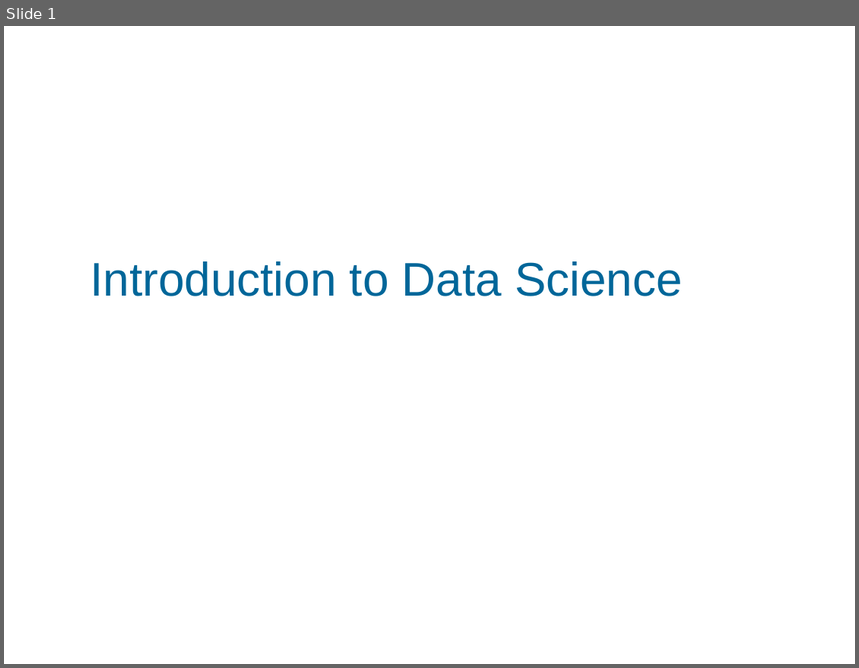
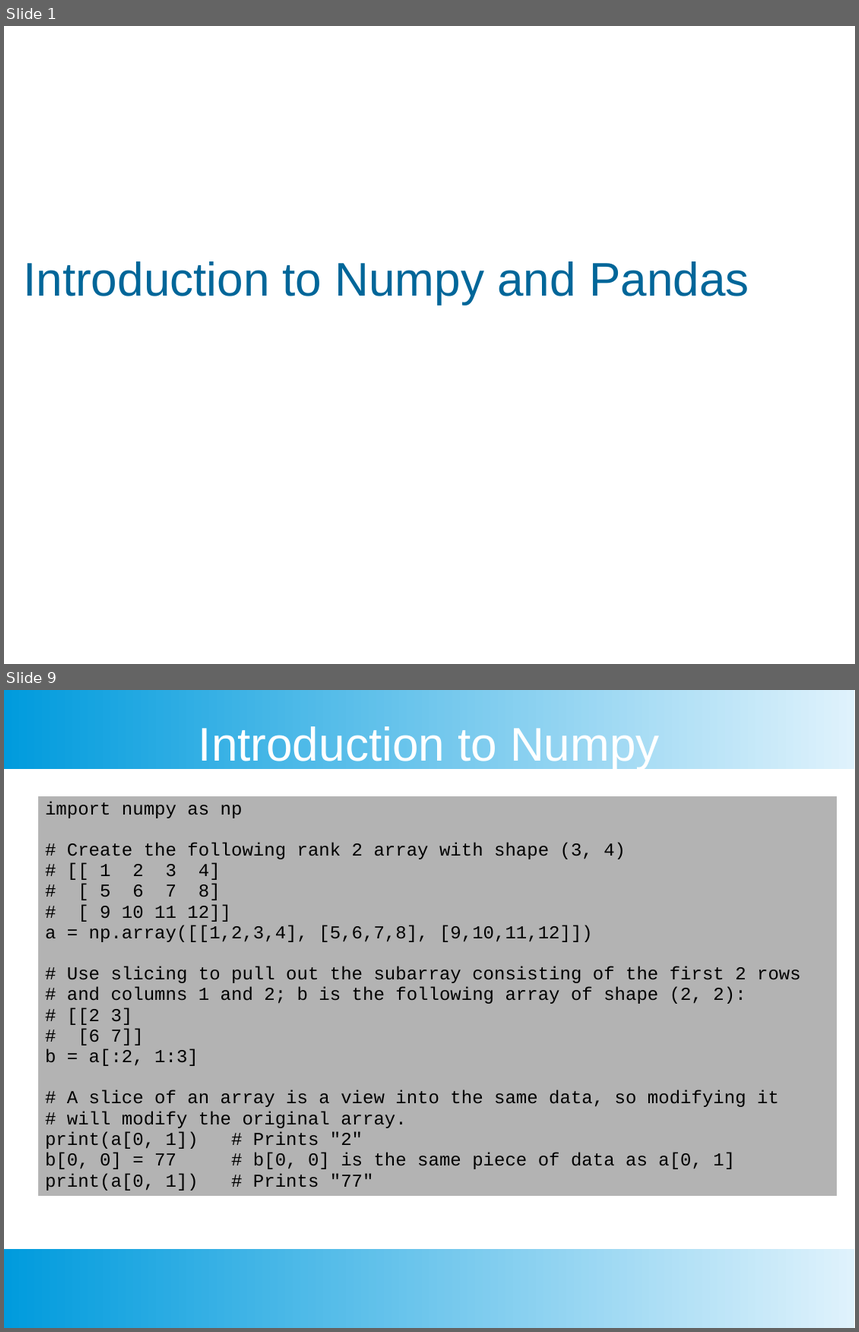
Before and after one commit to chankeypathak/CitiDataScience, a slide deck: docs/Module 2.pptx. Shown one above the other, each under a label of ours: slide 1 before the commit, slides 1 and 9 after it; the slides between them are not shown. The pictures are 859x668 and 859x1332 pixels, drawn with LibreOffice and Linux fonts; fonts in the diff are those of the drawing; background and template pictures are left out. Boxes give left, top, right and bottom in pixels: in the first picture for what was removed or moved away, otherwise in the second. Text is boxed around its words. In the diff, an @@ line names an element or a change of style, - is before the commit and + after.

Commit message:
Finished first draft of Module 3.  Module 2 reworked for Numpy and Pandas introductions

```diff
--- a/docs/Module 2.pptx
+++ b/docs/Module 2.pptx
@@ slide 9 added at [4,690,855,1328], background #FFFFFF @@
@@ rectangle added at [4,690,855,770], fill gradient #DFF2FC to #009BDD @@
@@ text added at [199,723,660,769], 44 pt, text #FFFFFF @@
+Introduction to Numpy
@@ table added at [37,796,837,1239], 1 rows, 1 columns @@
+import numpy as np / # Create the following rank 2 array with shape (3, 4) / # [[ 1 2 3 4] / # [ 5 6 7 8] / # [ 9 10 11 12]] / a = np.array([[1,2,3,4], [5,6,7,8], [9,10,11,12]]) / # Use slicing to pull out the subarray consisting of the first 2 rows / # and columns 1 and 2; b is the following array of shape (2, 2): / # [[2 3] / # [6 7]] / b = a[:2, 1:3] / # A slice of an array is a view into the same data, so modifying it / # will modify the original array. / print(a[0, 1]) # Prints "2" / b[0, 0] = 77 # b[0, 0] is the same piece of data as a[0, 1] / print(a[0, 1]) # Prints "77"
@@ rectangle added at [4,1249,855,1328], fill gradient #DFF2FC to #009BDD @@
@@ slide 1 changed as well @@
@@ text at [23,262,749,304]: text changed @@
-Introduction to Data Science
+Introduction to Numpy and Pandas
```
Also in this commit, not shown: 3 other slides changed, 29 other slides added, 36 slides removed, 3 other files.
